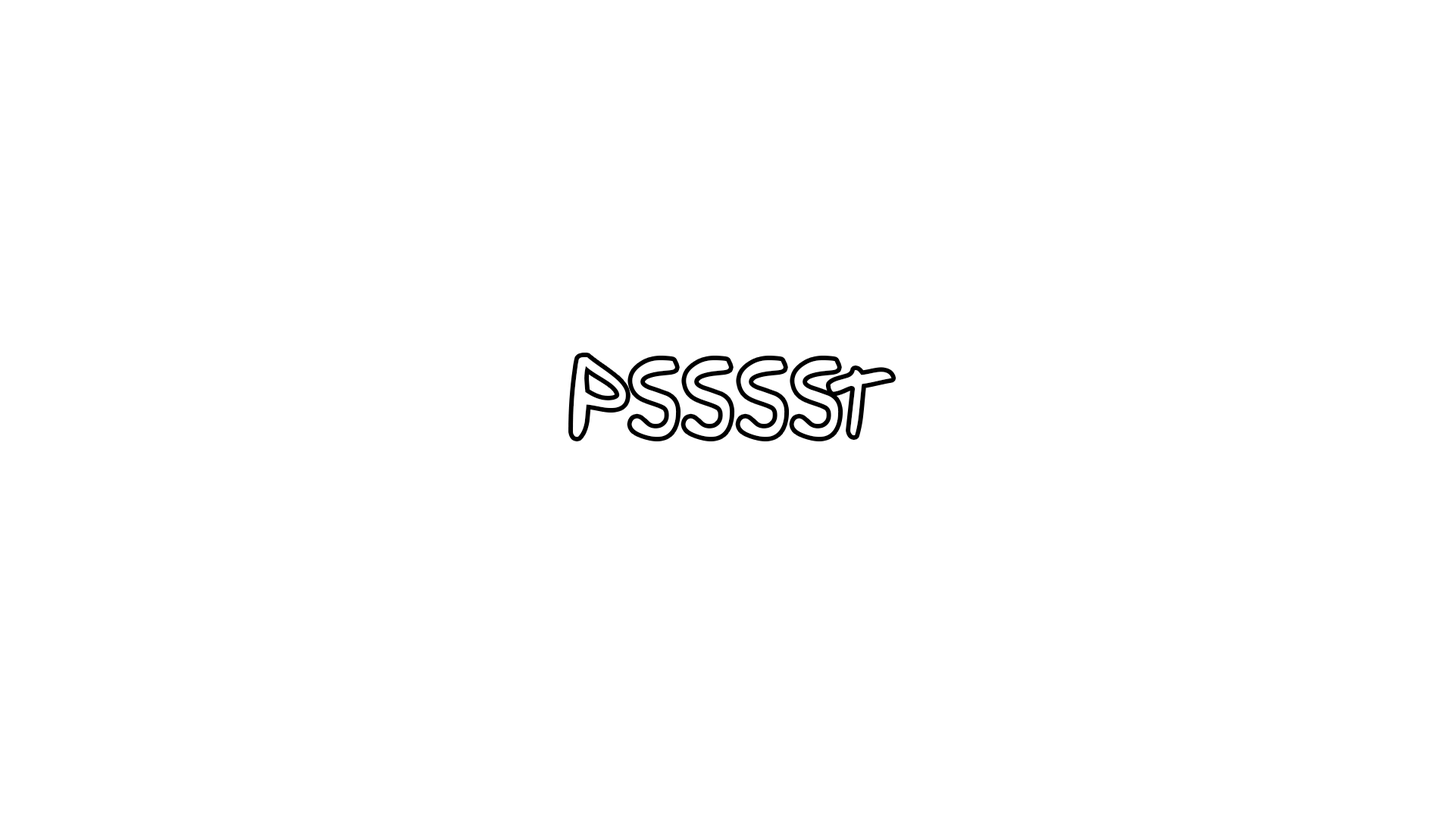
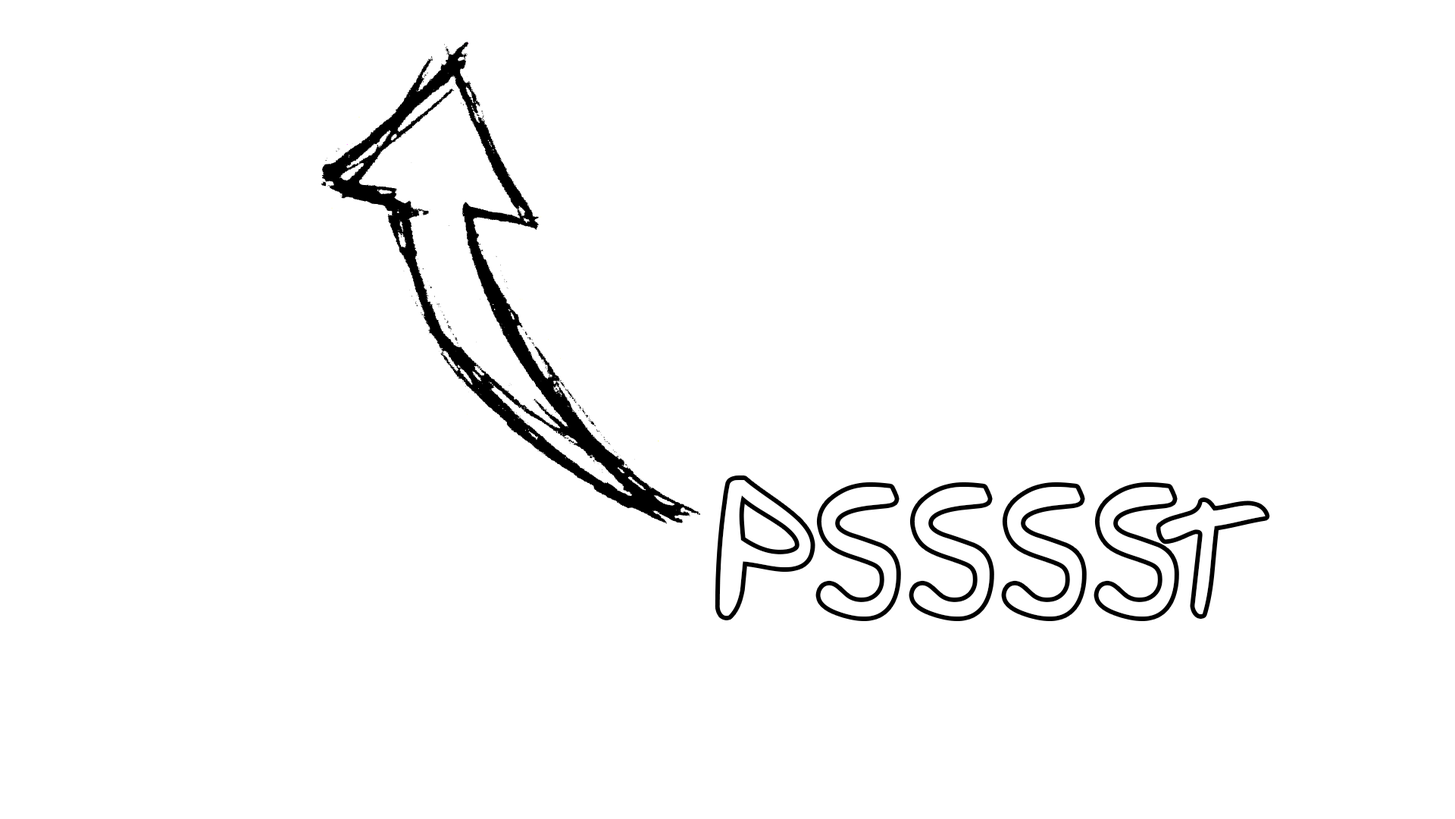
Layer changes from the first (1455, 819) image to the second:
added layer "Layer 1" above "PSSSST" over (320, 41, 701, 524)
painted on "PSSSST" over (573, 357, 1266, 617)
